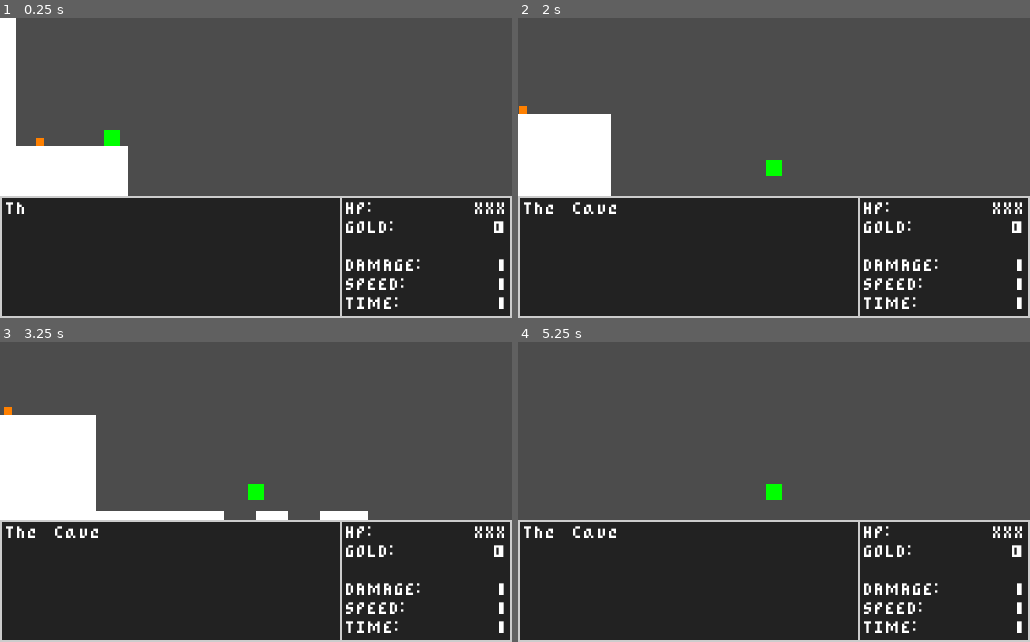
Above: before the commit, frames 1-4 (two rows, left to right).
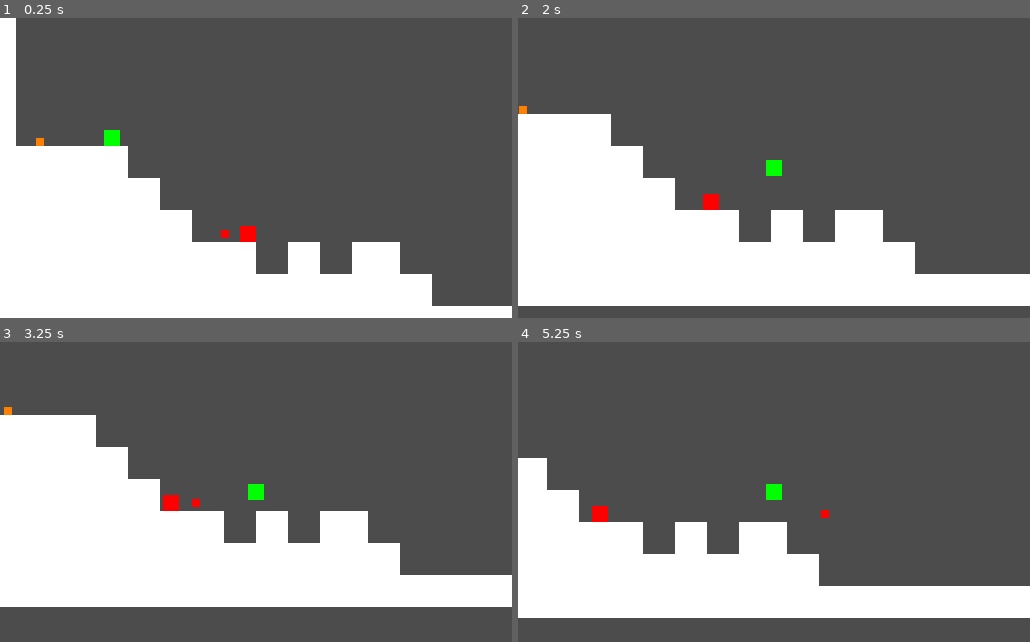
Above: after the commit, the same moments.

Repository: rodriguezric/Adventure-Plat-1
Game: Godot game, scene res://scenes/Cave.tscn
The game is run twice, just before and just after one commit, with the same random seed, the same clock (stepped at 60 frames per second) and the same inputs. This scene is started directly instead of the project's main scene.
Inputs:
- Up to frame 1 (0.25 s): no input
- Up to frame 2 (2 s): tap Enter (ui_accept) at 0.5 s; hold Shift (attack) 0.53-1.28 s; hold D (move_right) from 0.53 s (still down); tap W (jump) at 0.77, 1.52 s; tap Shift (attack) at 1.35 s
- Up to frame 3 (3.25 s): release D (move_right) at 2.03 s; hold A (move_left) 2.03-2.78 s; hold Shift (attack) 2.03-2.78 s; hold D (move_right) from 2.78 s (still down); tap Shift (attack) at 2.85 s; tap W (jump) at 3.02 s
- Up to frame 4 (5.25 s): hold Shift (attack) 3.53-4.28 s; tap W (jump) at 3.77, 4.52 s; release D (move_right) at 4.28 s; hold A (move_left) 4.28-5.03 s; tap Shift (attack) at 4.35 s; hold D (move_right) from 5.03 s (still down); hold Shift (attack) from 5.03 s (still down)

The runs differ from the first frame. In frame 1, 41% of the frame differs, in the area x 0-100%, y 53-100%; in frame 2, 42%; in frame 3, 42%, in the area x 0-100%, y 35-100%; in frame 4, 42%.
Error after the commit: Parse Error: The member "visible" already exists in a parent class. (res://scripts/UI.gd:4)

Commit message:
✨ - Enemy can shoot from behavior

Diff:
--- a/project.godot
+++ b/project.godot
@@ -39,6 +39,16 @@
 "language": "GDScript",
 "path": "res://scripts/Door.gd"
 }, {
+"base": "Area2D",
+"class": "Hazzard",
+"language": "GDScript",
+"path": "res://scripts/Hazzard.gd"
+}, {
+"base": "TimerBehavior",
+"class": "MoveBehavior",
+"language": "GDScript",
+"path": "res://scripts/classes/actions/MoveBehavior.gd"
+}, {
 "base": "TimerBehavior",
 "class": "PaceBehavior",
 "language": "GDScript",
@@ -53,6 +63,16 @@
 "class": "Powerup",
 "language": "GDScript",
 "path": "res://scripts/Powerup.gd"
+}, {
+"base": "Area2D",
+"class": "Projectile",
+"language": "GDScript",
+"path": "res://scripts/Projectile.gd"
+}, {
+"base": "Area2D",
+"class": "Sign",
+"language": "GDScript",
+"path": "res://scripts/Sign.gd"
 }, {
 "base": "Reference",
 "class": "Stat",
@@ -76,9 +96,13 @@
 "BulletTime": "",
 "DialogText": "",
 "Door": "",
+"Hazzard": "",
+"MoveBehavior": "",
 "PaceBehavior": "",
 "Player": "",
 "Powerup": "",
+"Projectile": "",
+"Sign": "",
 "Stat": "",
 "State": "",
 "TimerBehavior": ""
--- a/scenes/Cave.tscn
+++ b/scenes/Cave.tscn
@@ -1,17 +1,23 @@
-[gd_scene load_steps=7 format=2]
+[gd_scene load_steps=10 format=2]
 
 [ext_resource path="res://tilesets/white-block-16x16.tres" type="TileSet" id=1]
 [ext_resource path="res://scenes/Player.tscn" type="PackedScene" id=2]
 [ext_resource path="res://scripts/World.gd" type="Script" id=3]
-[ext_resource path="res://scenes/UI.tscn" type="PackedScene" id=4]
+[ext_resource path="res://scenes/Enemy.tscn" type="PackedScene" id=4]
 [ext_resource path="res://scenes/Projectile.tscn" type="PackedScene" id=5]
 [ext_resource path="res://scenes/Powerup.tscn" type="PackedScene" id=6]
+[ext_resource path="res://scripts/classes/actions/TimerBehavior.gd" type="Script" id=7]
+[ext_resource path="res://scenes/UI.tscn" type="PackedScene" id=8]
+[ext_resource path="res://scenes/EnemyProjectile.tscn" type="PackedScene" id=9]
 
 [node name="Cave" type="Node2D"]
 script = ExtResource( 3 )
 camera_right = 704
 camera_bottom = 720
 area_name = "The Cave"
+
+[node name="UI" parent="." instance=ExtResource( 8 )]
+visible = false
 
 [node name="Player" parent="." instance=ExtResource( 2 )]
 position = Vector2( 112, 104 )
@@ -22,18 +28,26 @@
 tile_set = ExtResource( 1 )
 cell_size = Vector2( 16, 16 )
 format = 1
-tile_data = PoolIntArray( 0, 0, 0, 43, 0, 0, 65536, 0, 0, 65 …(506 unchanged characters)… 5, 0, 0, 655366, 0, 0, 655367, 0, 0, 655403, 0, 0, 720896, 0, 0, 720897, 0, 0, 720898, 0, 0, 720899, 0, 0, 720900, 0, 0, 720901, 0, 0, 720902, 0, 0, 720903, 0, 0, 720939, 0, 0, 786432, 0, 0, 786433, 0, 0, 786434, 0, 0, 786435, 0, 0, 786436, 0, 0, 786437, 0, 0, 786438, 0, 0, 786439, 0, 0, 786475, 0, 0, 851968, 0, 0, 851969, 0, 0, 851970, 0, 0, 851971, 0, 0, 851972, 0, 0, 851973, 0, 0, 851974, 0, 0, 851975, 0, 0, 852011, 0, 0, 917504, 0, 0, 9175 …(2758 unchanged characters)…
+tile_data = PoolIntArray( 0, 0, 0, 43, 0, 0, 65536, 0, 0, 65 …(506 unchanged characters)… 5, 0, 0, 655366, 0, 0, 655367, 0, 0, 655368, 0, 0, 655369, 0, 0, 655403, 0, 0, 720896, 0, 0, 720897, 0, 0, 720898, 0, 0, 720899, 0, 0, 720900, 0, 0, 720901, 0, 0, 720902, 0, 0, 720903, 0, 0, 720904, 0, 0, 720905, 0, 0, 720939, 0, 0, 786432, 0, 0, 786433, 0, 0, 786434, 0, 0, 786435, 0, 0, 786436, 0, 0, 786437, 0, 0, 786438, 0, 0, 786439, 0, 0, 786440, 0, 0, 786441, 0, 0, 786442, 0, 0, 786443, 0, 0, 786475, 0, 0, 851968, 0, 0, 851969, 0, 0, 851970, 0, 0, 851971, 0, 0, 851972, 0, 0, 851973, 0, 0, 851974, 0, 0, 851975, 0, 0, 851976, 0, 0, 851977, 0, 0, 851978, 0, 0, 851979, 0, 0, 852011, 0, 0, 917504, 0, 0, 9175 …(2758 unchanged characters)…
 
 [node name="TileMap-8x8" type="TileMap" parent="."]
 tile_set = ExtResource( 1 )
 cell_size = Vector2( 8, 8 )
 format = 1
 
-[node name="UI" parent="." instance=ExtResource( 4 )]
-
 [node name="Powerup" parent="." instance=ExtResource( 6 )]
 position = Vector2( 40, 124 )
 type = "speed"
+
+[node name="Enemy" parent="." instance=ExtResource( 4 )]
+position = Vector2( 248, 216 )
+
+[node name="TimerBehavior" type="Node2D" parent="Enemy"]
+script = ExtResource( 7 )
+bullet_resource = ExtResource( 9 )
+actions = [ "shoot", "forward", "reverse", "shoot", "forward", "reverse" ]
 [connection signal="died" from="Player" to="." method="_on_Player_died"]
 [connection signal="health_changed" from="Player" to="." method="_on_Player_health_changed"]
 [connection signal="power_up" from="Powerup" to="." method="_on_Powerup_power_up"]
+[connection signal="area_entered" from="Enemy" to="Enemy" method="_on_Enemy_area_entered"]
+[connection signal="damage_player" from="Enemy" to="." method="_on_Hazzard_damage_player"]
--- /dev/null
+++ b/scenes/Enemy.tscn
@@ -0,0 +1,17 @@
+[gd_scene load_steps=3 format=2]
+
+[ext_resource path="res://scripts/Hazzard.gd" type="Script" id=1]
+
+[sub_resource type="RectangleShape2D" id=1]
+extents = Vector2( 8, 8 )
+
+[node name="Enemy" type="Area2D"]
+script = ExtResource( 1 )
+
+[node name="CollisionShape2D" type="CollisionShape2D" parent="."]
+shape = SubResource( 1 )
+
+[node name="Polygon2D" type="Polygon2D" parent="."]
+color = Color( 1, 0, 0, 1 )
+polygon = PoolVector2Array( -8, -8, -8, 8, 8, 8, 8, -8 )
+[connection signal="body_entered" from="." to="." method="_on_Hazzard_body_entered"]
--- /dev/null
+++ b/scenes/EnemyProjectile.tscn
@@ -0,0 +1,18 @@
+[gd_scene load_steps=3 format=2]
+
+[ext_resource path="res://scripts/Hazzard.gd" type="Script" id=1]
+
+[sub_resource type="RectangleShape2D" id=1]
+extents = Vector2( 4, 4 )
+
+[node name="EnemyProjectile" type="Area2D"]
+script = ExtResource( 1 )
+damageable = false
+
+[node name="CollisionShape2D" type="CollisionShape2D" parent="."]
+shape = SubResource( 1 )
+
+[node name="Polygon2D" type="Polygon2D" parent="."]
+color = Color( 1, 0, 0, 1 )
+polygon = PoolVector2Array( -4, -4, -4, 4, 4, 4, 4, -4 )
+[connection signal="body_entered" from="." to="." method="_on_Hazzard_body_entered"]
--- a/scenes/UI.tscn
+++ b/scenes/UI.tscn
@@ -1,6 +1,7 @@
-[gd_scene load_steps=4 format=2]
+[gd_scene load_steps=5 format=2]
 
 [ext_resource path="res://scripts/Dialog.gd" type="Script" id=1]
+[ext_resource path="res://scripts/UI.gd" type="Script" id=2]
 
 [sub_resource type="StyleBoxFlat" id=1]
 bg_color = Color( 0.133333, 0.133333, 0.133333, 1 )
@@ -16,35 +17,29 @@
 border_width_right = 2
 border_width_bottom = 2
 
-[node name="UI" type="Control"]
-margin_right = 40.0
-margin_bottom = 40.0
-__meta__ = {
-"_edit_use_anchors_": false
-}
-
-[node name="C" type="CanvasLayer" parent="."]
-
-[node name="VB" type="VBoxContainer" parent="C"]
+[node name="UI" type="CanvasLayer"]
+script = ExtResource( 2 )
+
+[node name="VB" type="VBoxContainer" parent="."]
 anchor_right = 1.0
 anchor_bottom = 1.0
 __meta__ = {
 "_edit_use_anchors_": false
 }
 
-[node name="CenterContainer" type="CenterContainer" parent="C/VB"]
-margin_right = 512.0
-margin_bottom = 122.0
-size_flags_vertical = 3
-
-[node name="CenterContainer2" type="CenterContainer" parent="C/VB"]
+[node name="CenterContainer" type="CenterContainer" parent="VB"]
+margin_right = 512.0
+margin_bottom = 122.0
+size_flags_vertical = 3
+
+[node name="CenterContainer2" type="CenterContainer" parent="VB"]
 margin_top = 126.0
 margin_right = 512.0
 margin_bottom = 174.0
 rect_min_size = Vector2( 0, 48 )
 size_flags_vertical = 0
 
-[node name="M" type="MarginContainer" parent="C/VB"]
+[node name="M" type="MarginContainer" parent="VB"]
 margin_top = 178.0
 margin_right = 512.0
 margin_bottom = 300.0
@@ -55,7 +50,7 @@
 custom_constants/margin_left = 0
 custom_constants/margin_bottom = 0
 
-[node name="BGP" type="Panel" parent="C/VB/M"]
+[node name="BGP" type="Panel" parent="VB/M"]
 margin_right = 512.0
 margin_bottom = 122.0
 custom_styles/panel = SubResource( 1 )
@@ -63,14 +58,14 @@
 "_edit_use_anchors_": false
 }
 
-[node name="HB" type="HBoxContainer" parent="C/VB/M/BGP"]
+[node name="HB" type="HBoxContainer" parent="VB/M/BGP"]
 anchor_right = 1.0
 anchor_bottom = 1.0
 __meta__ = {
 "_edit_use_anchors_": false
 }
 
-[node name="M" type="MarginContainer" parent="C/VB/M/BGP/HB"]
+[node name="M" type="MarginContainer" parent="VB/M/BGP/HB"]
 margin_right = 336.0
 margin_bottom = 122.0
 size_flags_horizontal = 3
@@ -83,7 +78,7 @@
 "_edit_use_anchors_": false
 }
 
-[node name="Dialog" type="RichTextLabel" parent="C/VB/M/BGP/HB/M"]
+[node name="Dialog" type="RichTextLabel" parent="VB/M/BGP/HB/M"]
 margin_left = 6.0
 margin_top = 6.0
 margin_right = 330.0
@@ -93,11 +88,11 @@
 "_edit_use_anchors_": false
 }
 
-[node name="Timer" type="Timer" parent="C/VB/M/BGP/HB/M/Dialog"]
+[node name="Timer" type="Timer" parent="VB/M/BGP/HB/M/Dialog"]
 wait_time = 0.1
 autostart = true
 
-[node name="P" type="Panel" parent="C/VB/M/BGP/HB"]
+[node name="P" type="Panel" parent="VB/M/BGP/HB"]
 margin_left = 340.0
 margin_right = 512.0
 margin_bottom = 122.0
@@ -105,7 +100,7 @@
 size_flags_vertical = 3
 custom_styles/panel = SubResource( 2 )
 
-[node name="M" type="MarginContainer" parent="C/VB/M/BGP/HB/P"]
+[node name="M" type="MarginContainer" parent="VB/M/BGP/HB/P"]
 anchor_right = 1.0
 anchor_bottom = 1.0
 size_flags_horizontal = 3
@@ -118,7 +113,7 @@
 "_edit_use_anchors_": false
 }
 
-[node name="VB" type="VBoxContainer" parent="C/VB/M/BGP/HB/P/M"]
+[node name="VB" type="VBoxContainer" parent="VB/M/BGP/HB/P/M"]
 margin_left = 6.0
 margin_top = 6.0
 margin_right = 166.0
@@ -127,96 +122,96 @@
 "_edit_use_anchors_": false
 }
 
-[node name="HEALTH" type="HBoxContainer" parent="C/VB/M/BGP/HB/P/M/VB"]
-margin_right = 160.0
-margin_bottom = 15.0
-
-[node name="label" type="Label" parent="C/VB/M/BGP/HB/P/M/VB/HEALTH"]
+[node name="HEALTH" type="HBoxContainer" parent="VB/M/BGP/HB/P/M/VB"]
+margin_right = 160.0
+margin_bottom = 15.0
+
+[node name="label" type="Label" parent="VB/M/BGP/HB/P/M/VB/HEALTH"]
 margin_right = 156.0
 margin_bottom = 15.0
 size_flags_horizontal = 3
 text = "HP:"
 
-[node name="value" type="Label" parent="C/VB/M/BGP/HB/P/M/VB/HEALTH"]
+[node name="value" type="Label" parent="VB/M/BGP/HB/P/M/VB/HEALTH"]
 margin_left = 160.0
 margin_right = 160.0
 margin_bottom = 15.0
 
-[node name="GOLD" type="HBoxContainer" parent="C/VB/M/BGP/HB/P/M/VB"]
+[node name="GOLD" type="HBoxContainer" parent="VB/M/BGP/HB/P/M/VB"]
 margin_top = 19.0
 margin_right = 160.0
 margin_bottom = 34.0
 
-[node name="label" type="Label" parent="C/VB/M/BGP/HB/P/M/VB/GOLD"]
+[node name="label" type="Label" parent="VB/M/BGP/HB/P/M/VB/GOLD"]
 margin_right = 144.0
 margin_bottom = 15.0
 size_flags_horizontal = 3
 text = "GOLD:"
 
-[node name="value" type="Label" parent="C/VB/M/BGP/HB/P/M/VB/GOLD"]
+[node name="value" type="Label" parent="VB/M/BGP/HB/P/M/VB/GOLD"]
 margin_left = 148.0
 margin_right = 160.0
 margin_bottom = 15.0
 text = "0"
 
-[node name="S" type="HBoxContainer" parent="C/VB/M/BGP/HB/P/M/VB"]
+[node name="S" type="HBoxContainer" parent="VB/M/BGP/HB/P/M/VB"]
 margin_top = 38.0
 margin_right = 160.0
 margin_bottom = 53.0
 
-[node name="Label" type="Label" parent="C/VB/M/BGP/HB/P/M/VB/S"]
-margin_right = 160.0
-margin_bottom = 15.0
-size_flags_horizontal = 3
-
-[node name="DAMAGE" type="HBoxContainer" parent="C/VB/M/BGP/HB/P/M/VB"]
+[node name="Label" type="Label" parent="VB/M/BGP/HB/P/M/VB/S"]
+margin_right = 160.0
+margin_bottom = 15.0
+size_flags_horizontal = 3
+
+[node name="DAMAGE" type="HBoxContainer" parent="VB/M/BGP/HB/P/M/VB"]
 margin_top = 57.0
 margin_right = 160.0
 margin_bottom = 72.0
 
-[node name="label" type="Label" parent="C/VB/M/BGP/HB/P/M/VB/DAMAGE"]
+[node name="label" type="Label" parent="VB/M/BGP/HB/P/M/VB/DAMAGE"]
 margin_right = 149.0
 margin_bottom = 15.0
 size_flags_horizontal = 3
 text = "DAMAGE:"
 
-[node name="value" type="Label" parent="C/VB/M/BGP/HB/P/M/VB/DAMAGE"]
+[node name="value" type="Label" parent="VB/M/BGP/HB/P/M/VB/DAMAGE"]
 margin_left = 153.0
 margin_right = 160.0
 margin_bottom = 15.0
 text = "1"
 
-[node name="SPEED" type="HBoxContainer" parent="C/VB/M/BGP/HB/P/M/VB"]
+[node name="SPEED" type="HBoxContainer" parent="VB/M/BGP/HB/P/M/VB"]
 margin_top = 76.0
 margin_right = 160.0
 margin_bottom = 91.0
 
-[node name="label" type="Label" parent="C/VB/M/BGP/HB/P/M/VB/SPEED"]
+[node name="label" type="Label" parent="VB/M/BGP/HB/P/M/VB/SPEED"]
 margin_right = 149.0
 margin_bottom = 15.0
 size_flags_horizontal = 3
 text = "SPEED:"
 
-[node name="value" type="Label" parent="C/VB/M/BGP/HB/P/M/VB/SPEED"]
+[node name="value" type="Label" parent="VB/M/BGP/HB/P/M/VB/SPEED"]
 margin_left = 153.0
 margin_right = 160.0
 margin_bottom = 15.0
 text = "1"
 
-[node name="TIME" type="HBoxContainer" parent="C/VB/M/BGP/HB/P/M/VB"]
+[node name="TIME" type="HBoxContainer" parent="VB/M/BGP/HB/P/M/VB"]
 margin_top = 95.0
 margin_right = 160.0
 margin_bottom = 110.0
 
-[node name="label" type="Label" parent="C/VB/M/BGP/HB/P/M/VB/TIME"]
+[node name="label" type="Label" parent="VB/M/BGP/HB/P/M/VB/TIME"]
 margin_right = 149.0
 margin_bottom = 15.0
 size_flags_horizontal = 3
 text = "TIME:"
 
-[node name="value" type="Label" parent="C/VB/M/BGP/HB/P/M/VB/TIME"]
+[node name="value" type="Label" parent="VB/M/BGP/HB/P/M/VB/TIME"]
 margin_left = 153.0
 margin_right = 160.0
 margin_bottom = 15.0
 text = "1"
-[connection signal="timeout" from="C/VB/M/BGP/HB/M/Dialog/Timer" to="C/VB/M/BGP/HB/M/Dialog" method="_on_Timer_timeout"]
+[connection signal="timeout" from="VB/M/BGP/HB/M/Dialog/Timer" to="VB/M/BGP/HB/M/Dialog" method="_on_Timer_timeout"]
--- /dev/null
+++ b/scripts/Hazzard.gd
@@ -0,0 +1,29 @@
+extends Area2D
+class_name Hazzard
+
+signal damage_player
+
+export (int) var health: int = 1
+export (int) var damage: int = 1
+export (bool) var damageable: bool = true
+
+
+func _on_Hazzard_body_entered(body: Node) -> void:
+	if body is Player:
+		print(body)
+		emit_signal("damage_player", body, damage)
+
+
+func _damage(amount: int) -> void:
+	health -= amount
+	if health <= 0: _kill()
+
+
+func _kill() -> void:
+	queue_free()
+
+
+func _on_Hazzard_area_entered(area: Area2D) -> void:
+	if area is Projectile:
+		if damageable:
+			_damage(area.damage)
--- a/scripts/Player.gd
+++ b/scripts/Player.gd
@@ -40,7 +40,6 @@
 
 
 func enter_state(state: String) -> void:
-	print(state)
 	if state == 'stun':
 		state_stack.push_back(state_current)
 
--- a/scripts/Projectile.gd
+++ b/scripts/Projectile.gd
@@ -1,4 +1,5 @@
 extends Area2D
+class_name Projectile
 
 
 onready var timer = $LifeTimer
--- a/scripts/Sign.gd
+++ b/scripts/Sign.gd
@@ -1,5 +1,5 @@
 extends Area2D
-
+class_name Sign
 
 signal send_message
 
--- /dev/null
+++ b/scripts/UI.gd
@@ -0,0 +1,8 @@
+tool
+extends CanvasLayer
+
+export (bool) var visible: bool = true
+onready var VB = $VB
+
+func _process(delta: float) -> void:
+	$VB.visible = visible
--- a/scripts/World.gd
+++ b/scripts/World.gd
@@ -7,12 +7,12 @@
 export var area_name: String = ""
 
 onready var player : Player = $Player
-onready var dialog : DialogText = $UI/C/VB/M/BGP/HB/M/Dialog
+onready var dialog : DialogText = $UI/VB/M/BGP/HB/M/Dialog
 onready var ui = {
-	"hp": $UI/C/VB/M/BGP/HB/P/M/VB/HEALTH/value,
-	"damage": $UI/C/VB/M/BGP/HB/P/M/VB/DAMAGE/value,
-	"speed": $UI/C/VB/M/BGP/HB/P/M/VB/SPEED/value,
-	"time": $UI/C/VB/M/BGP/HB/P/M/VB/TIME/value
+	"hp": $UI/VB/M/BGP/HB/P/M/VB/HEALTH/value,
+	"damage": $UI/VB/M/BGP/HB/P/M/VB/DAMAGE/value,
+	"speed": $UI/VB/M/BGP/HB/P/M/VB/SPEED/value,
+	"time": $UI/VB/M/BGP/HB/P/M/VB/TIME/value
 }
 
 
@@ -26,12 +26,6 @@
 	player.camera.limit_top = camera_top
 	player.camera.limit_bottom = camera_bottom
 
-
-func _on_Area2D_body_entered(body: Node) -> void:
-	if body is Player:
-		body.stun()
-		body.damage(1)
-		print(body.health)
 
 
 func _on_Player_died() -> void:
@@ -54,3 +48,8 @@
 
 func _on_Powerup_power_up(type: String) -> void:
 	ui[type].text = String(GM.weapon[type].get_level())
+
+
+func _on_Hazzard_damage_player(player: Player, amount: int) -> void:
+	player.damage(amount)
+	player.stun()
--- /dev/null
+++ b/scripts/classes/actions/MoveBehavior.gd
@@ -0,0 +1,14 @@
+extends TimerBehavior
+class_name MoveBehavior
+
+func _ready() -> void:
+	actions = ['forward']
+	parent = get_parent()
+
+
+func set_direction(_direction: int) -> void:
+	direction = _direction
+
+
+func set_speed(_speed: int) -> void:
+	speed = _speed
--- a/scripts/classes/actions/TimerBehavior.gd
+++ b/scripts/classes/actions/TimerBehavior.gd
@@ -1,6 +1,7 @@
 extends Node2D
 class_name TimerBehavior
 
+export (Resource) var bullet_resource
 export var speed : int = 20
 export var interval : int = 1
 export(Directions.Enum) var direction = Directions.LEFT
@@ -9,12 +10,13 @@
 	"0", "wait",
 	"up", "down", "left", "right",
 	"face-left", "face-right", "reverse",
-	"forward") var actions
+	"forward",
+	"shoot",
+	"die") var actions
 
 var current_action : int = 0
 var motion : Vector2
 var parent: Node2D
-
 
 
 func _ready() -> void:
@@ -54,17 +56,22 @@
 			motion.x = speed
 			motion.y = 0
 		'shoot':
-			pass
+			instance_bullet()
 		'face-left':
 			direction = Directions.LEFT
 		'face-right':
 			direction = Directions.RIGHT
 		'reverse':
-			direction = Directions.LEFT if direction == Directions.RIGHT else Directions.RIGHT
+			if direction == Directions.RIGHT:
+				direction = Directions.LEFT
+			else:
+				direction = Directions.RIGHT
 		'forward':
 			motion.x = speed * direction
 		'jump':
 			pass
+		'die':
+			parent.queue_free()
 
 
 func _physics_process(delta: float) -> void:
@@ -76,3 +83,17 @@
 func _on_Timer_timeout():
 	next_action()
 	process_action()
+
+func instance_bullet():
+	var move_behavior = load("res://scripts/classes/actions/MoveBehavior.gd").new()
+	move_behavior.set_speed(100)
+	move_behavior.set_direction(direction)
+
+	var bullet = bullet_resource.instance()
+	bullet.transform = transform
+	bullet.add_child(move_behavior)
+	var root_node = get_tree().root.get_child(0)
+	bullet.connect("damage_player", parent.get_parent(), "_on_Hazzard_damage_player")
+
+
+	get_parent().add_child(bullet)
